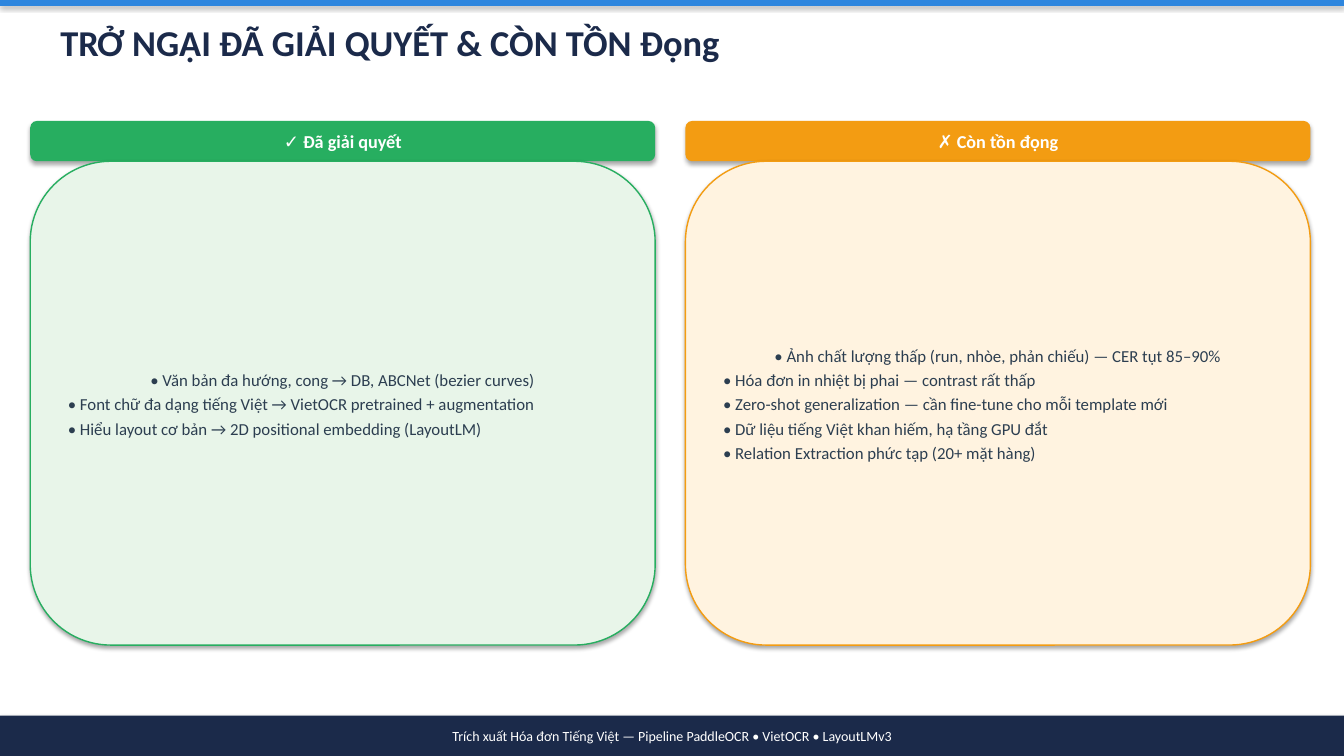
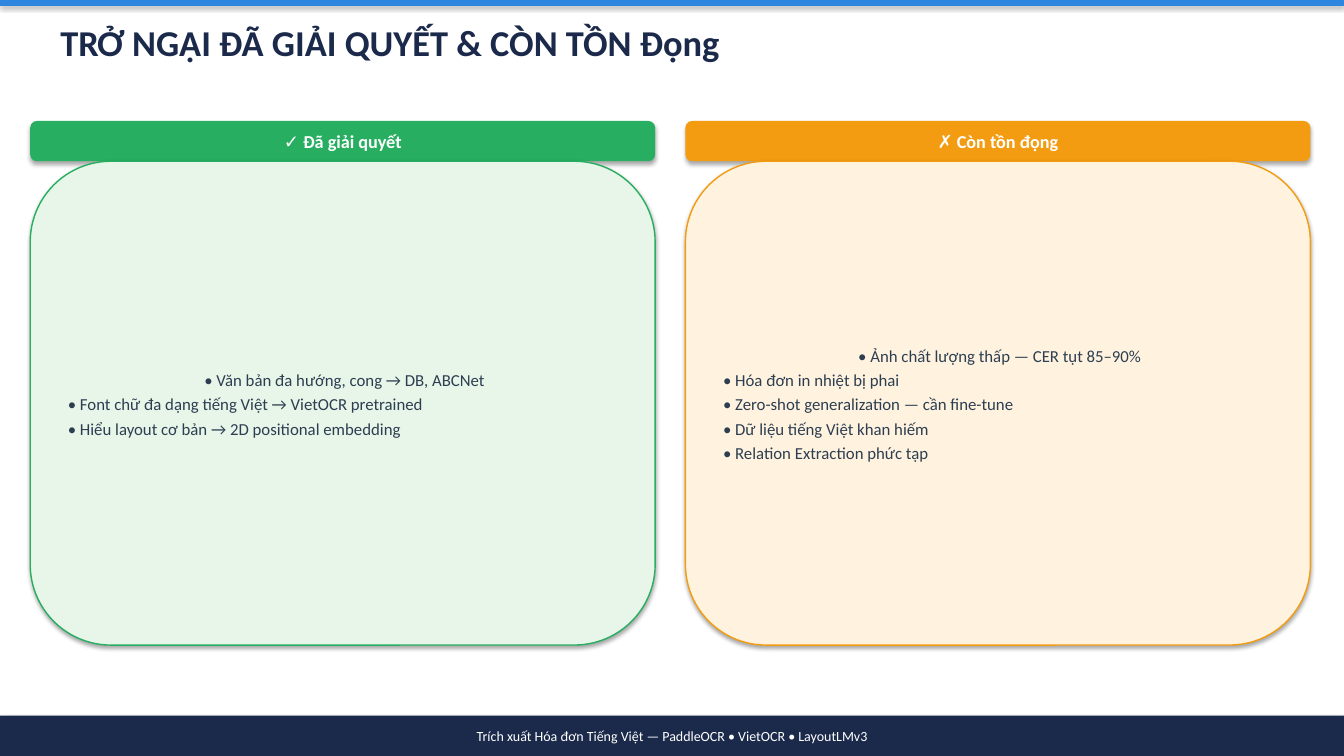
Before and after one commit to simasangggg/smartvn-report, a slide deck: slide 18 of slides/OCR-Presentation.pptx (slide 25 before the commit). Drawn at 1344x756 pixels with LibreOffice and Linux fonts; fonts in the diff are those of the drawing. Boxes give left, top, right and bottom in pixels: in the first picture for what was removed or moved away, otherwise in the second. Text is boxed around its words. In the diff, an @@ line names an element or a change of style, - is before the commit and + after.

Commit message:
refactor: OCR PPTX 21 slides với hình minh họa
- Giảm 29 → 21 slides (bỏ section dividers)
- Thêm 5 hình minh họa: Pipeline, Three-tiers, DB algorithm, VietOCR attention, LayoutLMv3
- Nội dung đầy đủ 8 phần như file PDF gốc

```diff
--- a/slides/OCR-Presentation.pptx
+++ b/slides/OCR-Presentation.pptx
@@ text in rounded rectangle at [735,348,1141,462]: text changed @@
-• Ảnh chất lượng thấp (run, nhòe, phản chiếu) — CER tụt 85–90%
-• Hóa đơn in nhiệt bị phai — contrast rất thấp
-• Zero-shot generalization — cần fine-tune cho mỗi template mới
-• Dữ liệu tiếng Việt khan hiếm, hạ tầng GPU đắt
-• Relation Extraction phức tạp (20+ mặt hàng)
+• Ảnh chất lượng thấp — CER tụt 85–90%
+• Hóa đơn in nhiệt bị phai
+• Zero-shot generalization — cần fine-tune
+• Dữ liệu tiếng Việt khan hiếm
+• Relation Extraction phức tạp
@@ text in rounded rectangle at [80,374,484,438]: text changed @@
-• Văn bản đa hướng, cong → DB, ABCNet (bezier curves)
-• Font chữ đa dạng tiếng Việt → VietOCR pretrained + augmentation
-• Hiểu layout cơ bản → 2D positional embedding (LayoutLM)
+• Văn bản đa hướng, cong → DB, ABCNet
+• Font chữ đa dạng tiếng Việt → VietOCR pretrained
+• Hiểu layout cơ bản → 2D positional embedding
@@ text in rectangle at [477,730,867,744]: text changed @@
-Trích xuất Hóa đơn Tiếng Việt — Pipeline PaddleOCR • VietOCR • LayoutLMv3
+Trích xuất Hóa đơn Tiếng Việt — PaddleOCR • VietOCR • LayoutLMv3
```
Also in this commit, not shown: 20 other slides changed, 8 slides removed, 6 other files.
